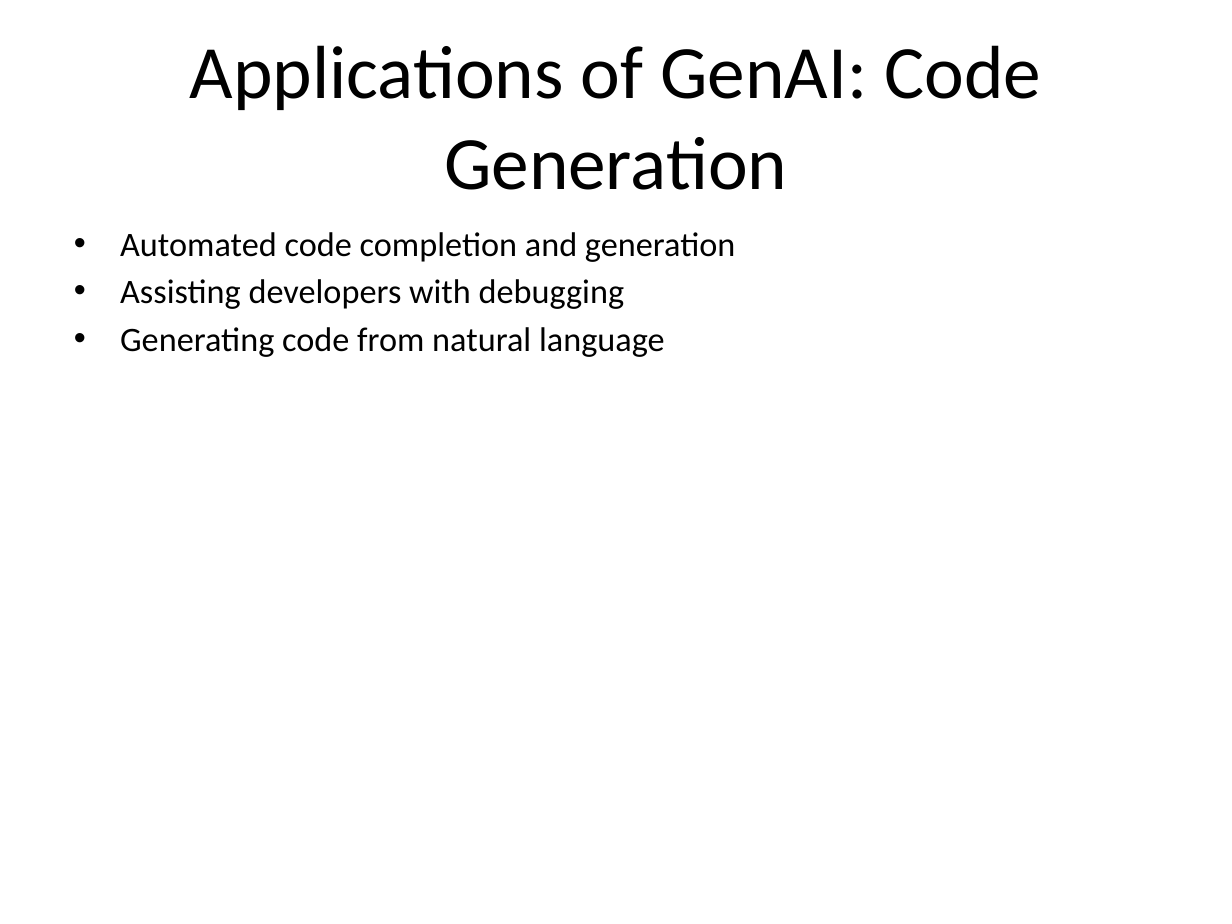
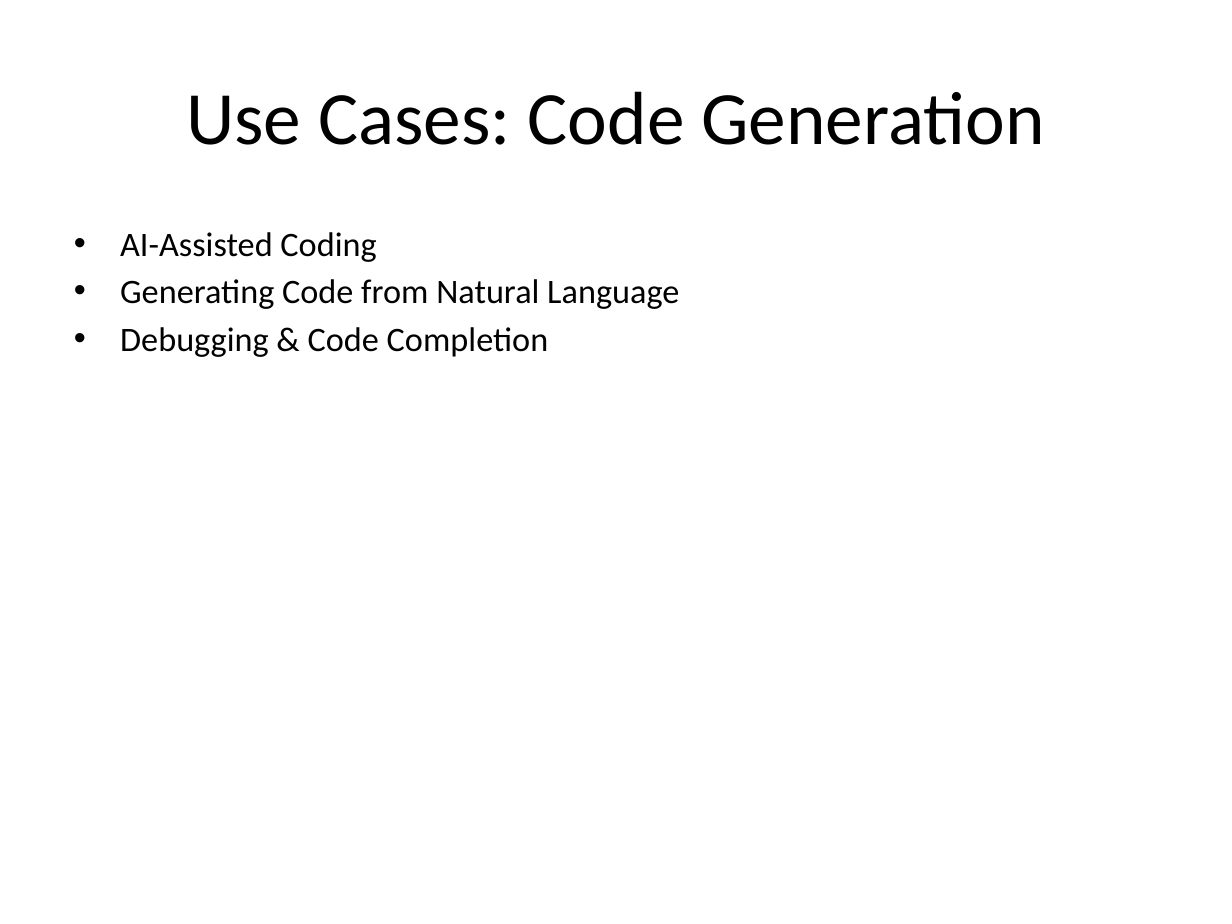
Before and after one commit to AkashAk2/fabric, a slide deck: slide 4 of services/agno_service/output.pptx (slide 5 before the commit). Drawn at 1232x924 pixels with LibreOffice and Linux fonts; fonts in the diff are those of the drawing. Boxes give left, top, right and bottom in pixels: in the first picture for what was removed or moved away, otherwise in the second. Text is boxed around its words. In the diff, an @@ line names an element or a change of style, - is before the commit and + after.

```diff
--- a/services/agno_service/output.pptx
+++ b/services/agno_service/output.pptx
@@ title at (x1=186, y1=91, x2=1044, y2=145): text changed @@
-Applications of GenAI: Code Generation
+Use Cases: Code Generation
@@ text at (x1=120, y1=232, x2=679, y2=357): text changed @@
-• Automated code completion and generation
-• Assisting developers with debugging
-• Generating code from natural language
+• AI-Assisted Coding
+• Generating Code from Natural Language
+• Debugging & Code Completion
```
Also in this commit, not shown: 5 other slides changed, 4 slides added, 7 slides removed, 3 other files.
